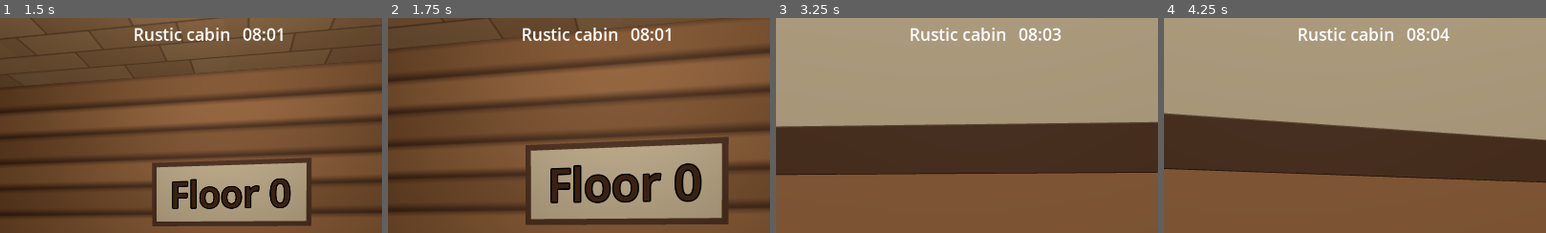
Above: before the commit, frames 1-4 (left to right).
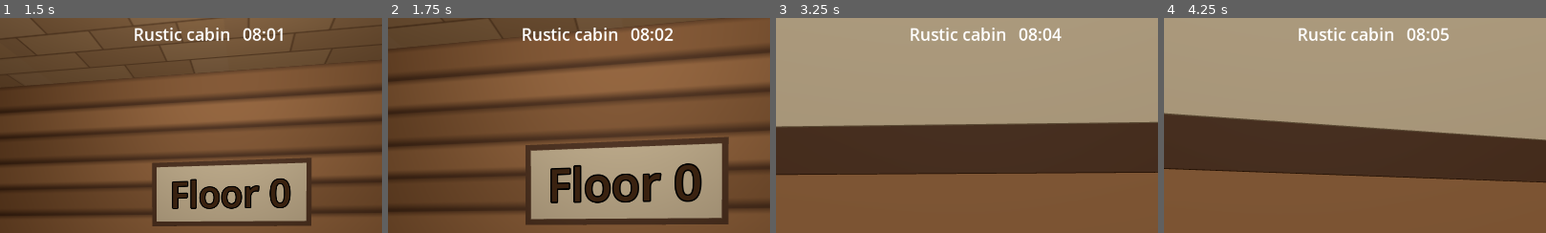
Above: after the commit, the same moments.

Repository: D-Klaassen/elevator-piccolo
Game: Godot game, scene res://scenes/cabin_greybox.tscn
The game is run twice, just before and just after one commit, with the same random seed, the same clock (stepped at 60 frames per second) and the same inputs.
Inputs (mouse positions are % of the whole screen's width and height, from its top left):
- Up to frame 1 (1.5 s): tap Enter (ui_accept) at 0.5, 0.77 s; move the mouse to (55, 50) at 0.52 s; hold E (interact) 0.53-1.28 s; hold W (move_forward) from 0.53 s (still down); click (55, 50) at 0.67 s; move the mouse to (45, 50) at 1.27 s; tap 1 at 1.35 s
- Up to frame 2 (1.75 s): keep holding W (move_forward); tap Enter (ui_accept) at 1.52 s
- Up to frame 3 (3.25 s): keep holding W (move_forward); move the mouse to (52, 48) at 2.02 s; hold E (interact) 2.03-2.78 s; move the mouse to (49, 52) at 2.77 s; tap 1 at 2.85 s; click (49, 52) at 2.92 s; tap Enter (ui_accept) at 3.02 s
- Up to frame 4 (4.25 s): keep holding W (move_forward); tap Enter (ui_accept) at 3.5, 3.77 s; move the mouse to (57, 51) at 3.52 s; hold E (interact) from 3.53 s (still down)
The pictures show only the part of the screen within x 23-73%, y 0-50%; the shares and areas given below are measured in that part.

Frame 1 is identical in both runs. In frame 2, less than 0.1% of the frame differs, in the area x 72-75%, y 4-11%; in frame 3, less than 0.1%; in frame 4, less than 0.1%.

Commit message:
Tune Pension Bellevue to fit the demo in about an hour
Bellevue had 25 guests over 7 floors in a 9-minute shift, more than one
3-person cab can serve: the expert autopilot finished in 1 of 3 runs (168
min) and the newcomer never did in 20 shifts.

- Bellevue: 14 guests (lunch rush 4), pay x2.5 so a shift still earns about
  the same, ride patience x2.0
- Shifts last 480 s instead of 540 s (8 minutes, inside the spec's 8-10)

Playthroughs (13 runs each): the expert finishes in the minimum 6 shifts,
~53 min, at Spanish lesson 2; the newcomer in 6-10 shifts, ~70 min on
average, at lesson 2 or 3.

Co-Authored-By: Claude <noreply@anthropic.com>

Diff:
--- a/scripts/hotels.gd
+++ b/scripts/hotels.gd
@@ -31,11 +31,11 @@
 		"id": "bellevue",
 		"name": "Pension Bellevue",
 		"floors": 7,
-		"guests": 25,
-		"lunch_guests": 8,
-		"pay": 1.5,
+		"guests": 14,
+		"lunch_guests": 4,
+		"pay": 2.5,
 		"prices": 1.0,
-		"ride_patience": 1.5,
+		"ride_patience": 2.0,
 		"fee": 150.0,
 		"spanish": 0.6,
 		"places": ["Lobby", "Rooms", "Rooms", "Restaurant", "Pool", "Spa", "Rooftop bar"],
--- a/scripts/shift.gd
+++ b/scripts/shift.gd
@@ -32,7 +32,7 @@
 const FIRED_BELOW := 2.0 ## stars
 
 ## Real seconds from 08:00 to 18:00.
-@export var length_seconds := 540.0
+@export var length_seconds := 480.0
 
 var guests: GuestManager
 ## The hotel this shift is in, from [constant Hotels.LADDER]: how many guests come and what they pay.
--- a/tests/hotel_test.gd
+++ b/tests/hotel_test.gd
@@ -97,7 +97,7 @@
 	await _wait_until(func() -> bool: return g.state == Guest.State.RIDING)
 	await _ride_to(6)
 	_check(await _wait_until(_gone(g)), "a guest rides up to floor 6")
-	_check(_shift.fares == Shift.FARE * 1.5 and _shift.tips == Shift.WAIT_TIP * 1.5, "and pays half as much again: €%.2f fare, €%.2f tip" % [_shift.fares, _shift.tips])
+	_check(_shift.fares == Shift.FARE * 2.5 and _shift.tips == Shift.WAIT_TIP * 2.5, "and pays two and a half times as much: €%.2f fare, €%.2f tip" % [_shift.fares, _shift.tips])
 
 
 ## Loads the scene afresh from the save and returns it.
Not shown, changed: README.md
